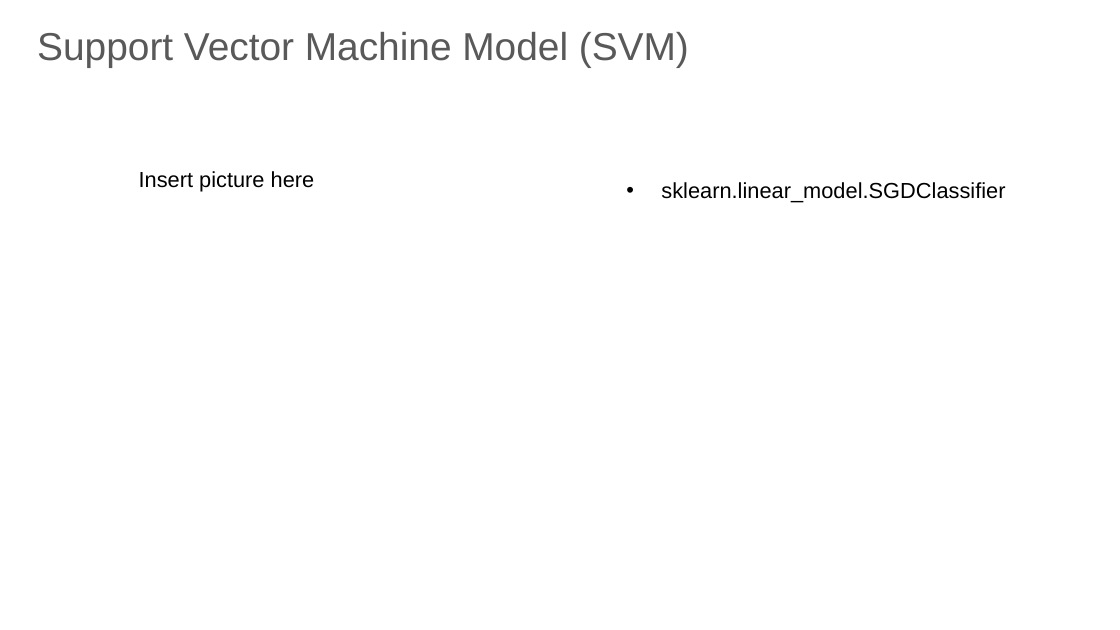
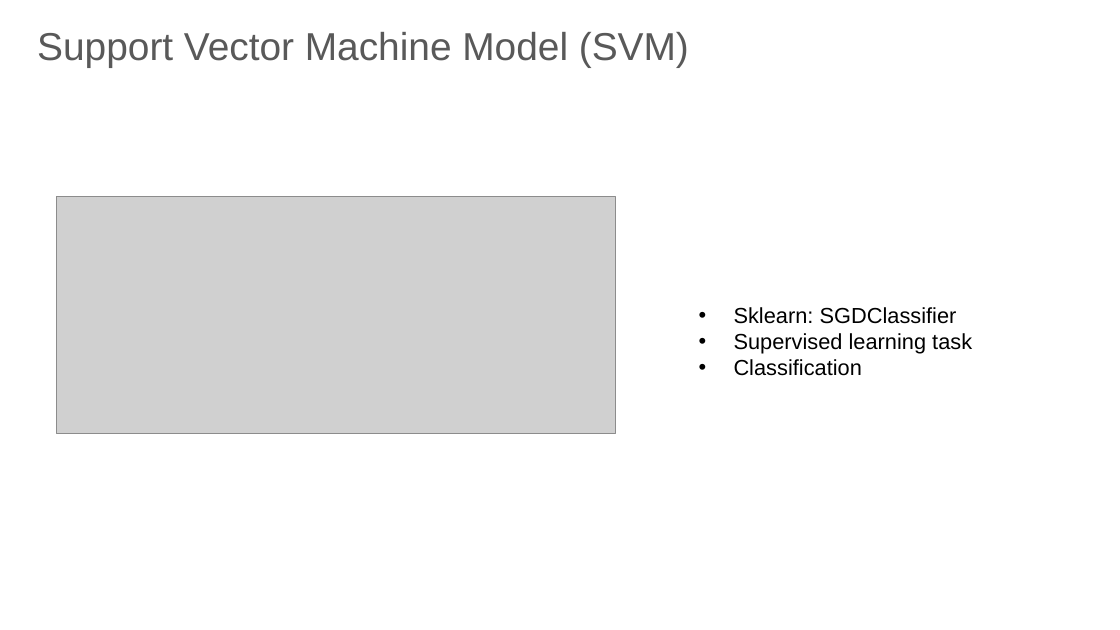
Before and after one commit to Root18D/AAI-501--Machine-Learning, a slide deck: slide 8 of AAI_501_Final_Project_Presentation_Group6_r1.pptx. Drawn at 1120x630 pixels with LibreOffice and Linux fonts; fonts in the diff are those of the drawing; grey boxes stand for pictures; background and template pictures are left out. Boxes give left, top, right and bottom in pixels: in the first picture for what was removed or moved away, otherwise in the second. Text is boxed around its words. In the diff, an @@ line names an element or a change of style, - is before the commit and + after.

```diff
--- a/AAI_501_Final_Project_Presentation_Group6_r1.pptx
+++ b/AAI_501_Final_Project_Presentation_Group6_r1.pptx
@@ text removed at <box>139,171,315,191</box> @@
-Insert picture here
@@ picture added at <box>56,197,615,433</box> @@
@@ text at <box>734,307,972,376</box>: text changed @@
-• sklearn.linear_model.SGDClassifier
+• Sklearn: SGDClassifier
+• Supervised learning task
+• Classification
```
Also in this commit, not shown: 4 other slides changed, 3 slides added, 2 slides removed, 2 other files.
